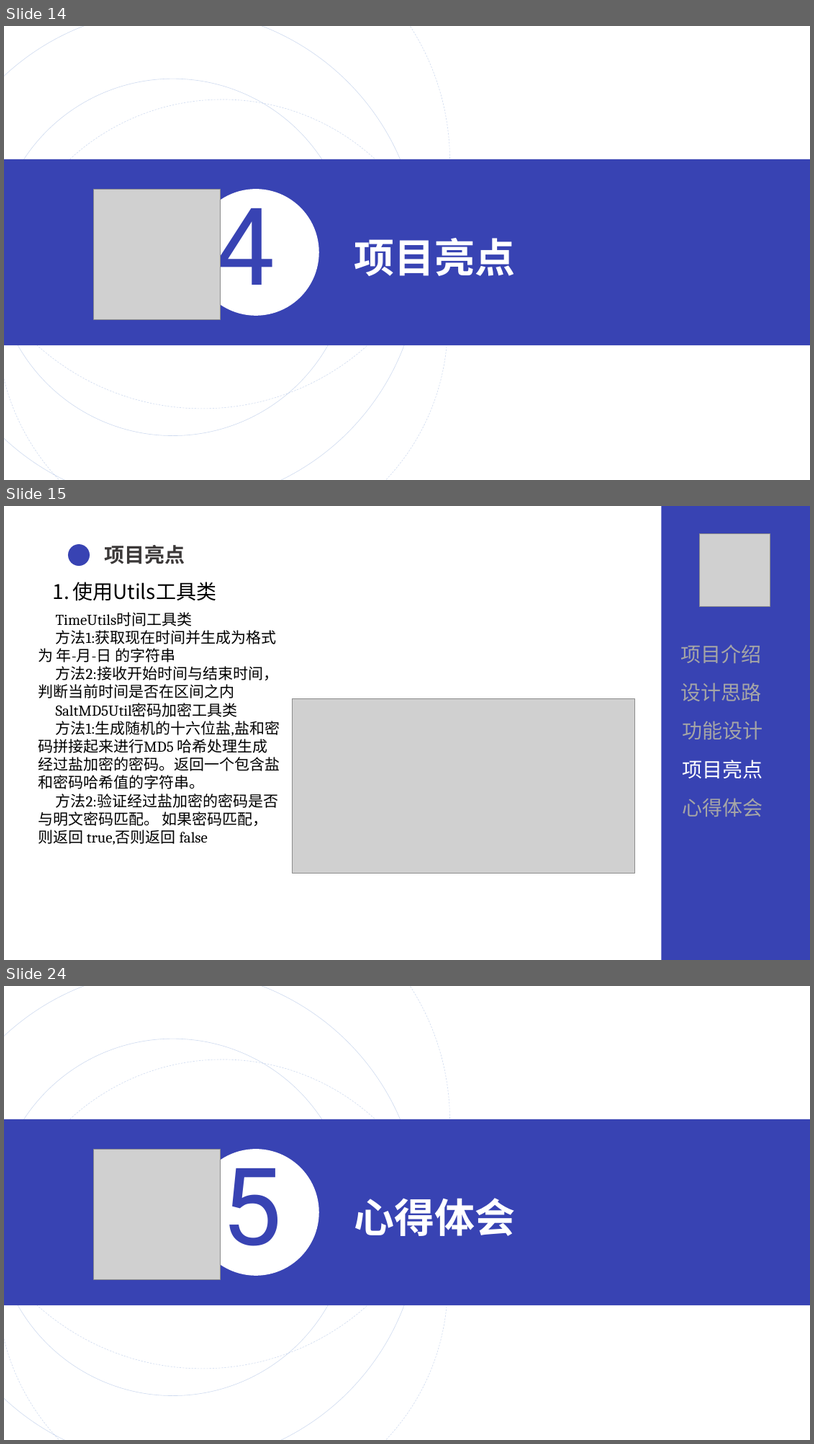
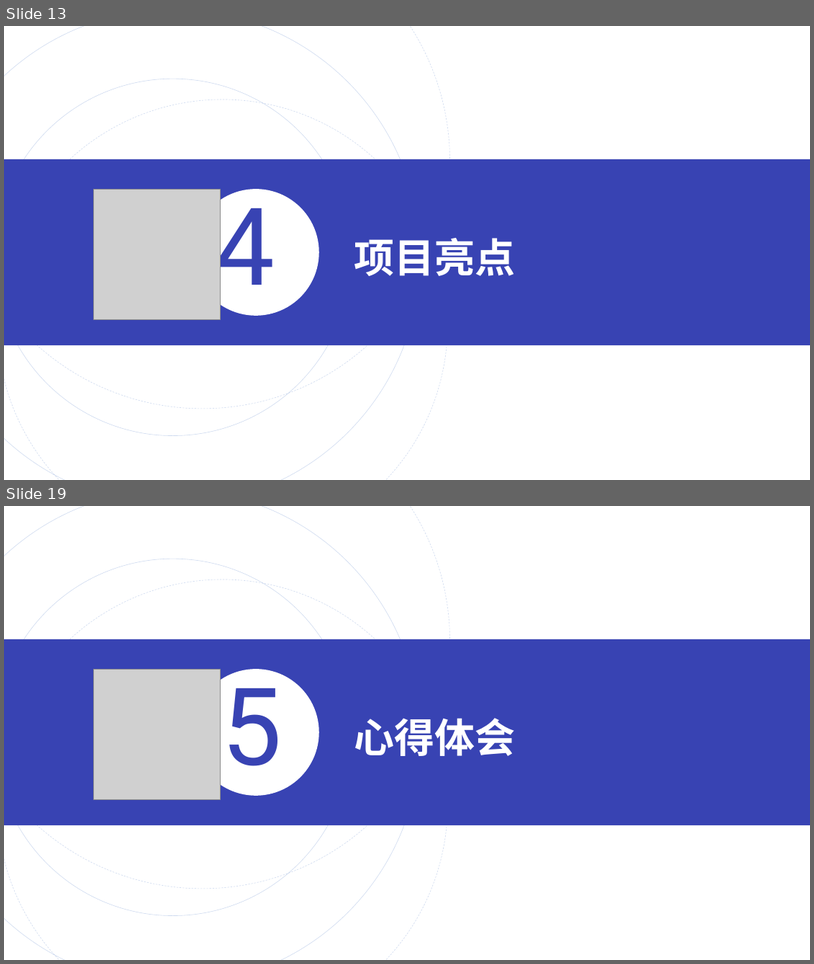
Before and after one commit to Yan18675524202/yqy_qg_2, a slide deck: ppt.pptx. Shown one above the other, each under a label of ours: slides 14, 15 and 24 before the commit, slides 13 and 19 after it; the slides between them are not shown. The pictures are 814x1444 and 814x964 pixels, drawn with LibreOffice and Linux fonts; fonts in the diff are those of the drawing; grey boxes stand for pictures. Boxes give left, top, right and bottom in pixels: in the first picture for what was removed or moved away, otherwise in the second. Text is boxed around its words. In the diff, an @@ line names an element or a change of style, - is before the commit and + after.

```diff
--- a/ppt.pptx
+++ b/ppt.pptx
@@ slide 15 removed at bbox=[4, 506, 810, 960], background #FFFFFF @@
@@ rectangle removed at bbox=[661, 506, 810, 960] @@
@@ ellipse removed at bbox=[68, 544, 90, 566] @@
@@ text removed at bbox=[104, 545, 185, 564] @@
-项目亮点
@@ picture removed at bbox=[700, 534, 771, 607] @@
@@ text removed at bbox=[53, 582, 216, 601] @@
-1. 使用Utils工具类
@@ text removed at bbox=[38, 612, 280, 844] @@
-TimeUtils时间工具类
-方法1:获取现在时间并生成为格式为 年-月-日 的字符串
-方法2:接收开始时间与结束时间，判断当前时间是否在区间之内
-SaltMD5Util密码加密工具类
-方法1:生成随机的十六位盐,盐和密码拼接起来进行MD5 哈希处理生成经过盐加密的密码。返回一个包含盐和密码哈希值的字符串。
-方法2:验证经过盐加密的密码是否与明文密码匹配。 如果密码匹配，则返回 true,否则返回 false
@@ text removed at bbox=[682, 645, 762, 663] @@
-项目介绍
@@ picture removed at bbox=[293, 699, 635, 873] @@
@@ text removed at bbox=[682, 682, 762, 701] @@
-设计思路
@@ text removed at bbox=[683, 721, 764, 739] @@
-功能设计
@@ text removed at bbox=[683, 759, 764, 778] @@
-项目亮点
@@ text removed at bbox=[683, 798, 764, 816] @@
-心得体会
@@ what was slide 14 is now slide 13 @@
@@ what was slide 24 is now slide 19 @@
```
Also in this commit, not shown: 9 slides changed, 4 other slides removed, 2 other files.
